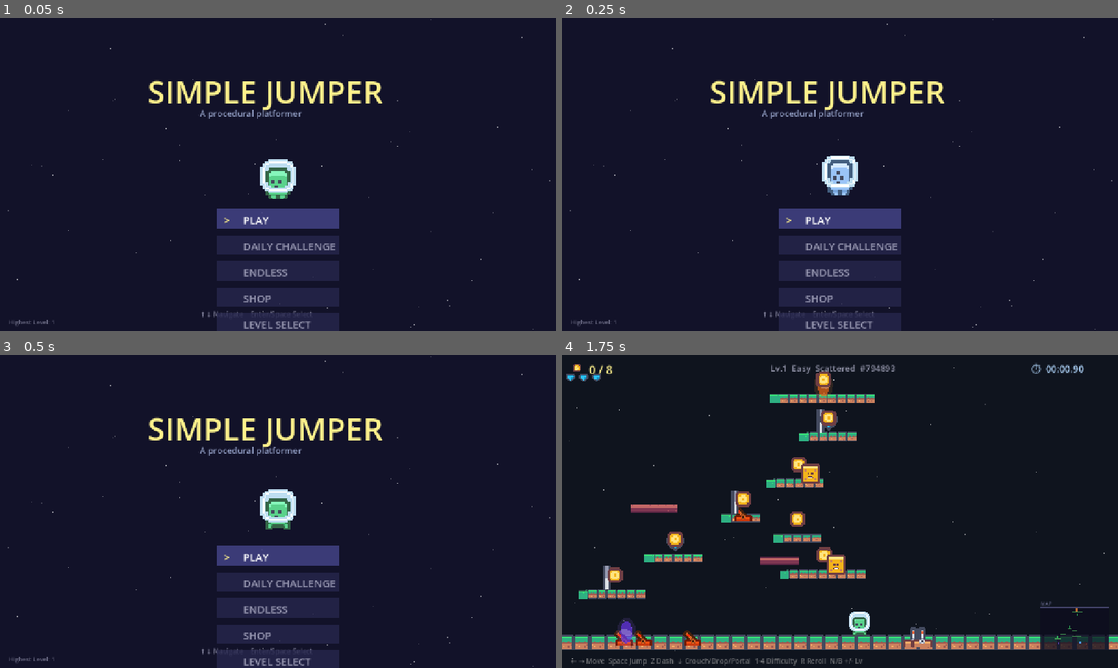
Above: before the commit, frames 1-4 (two rows, left to right).
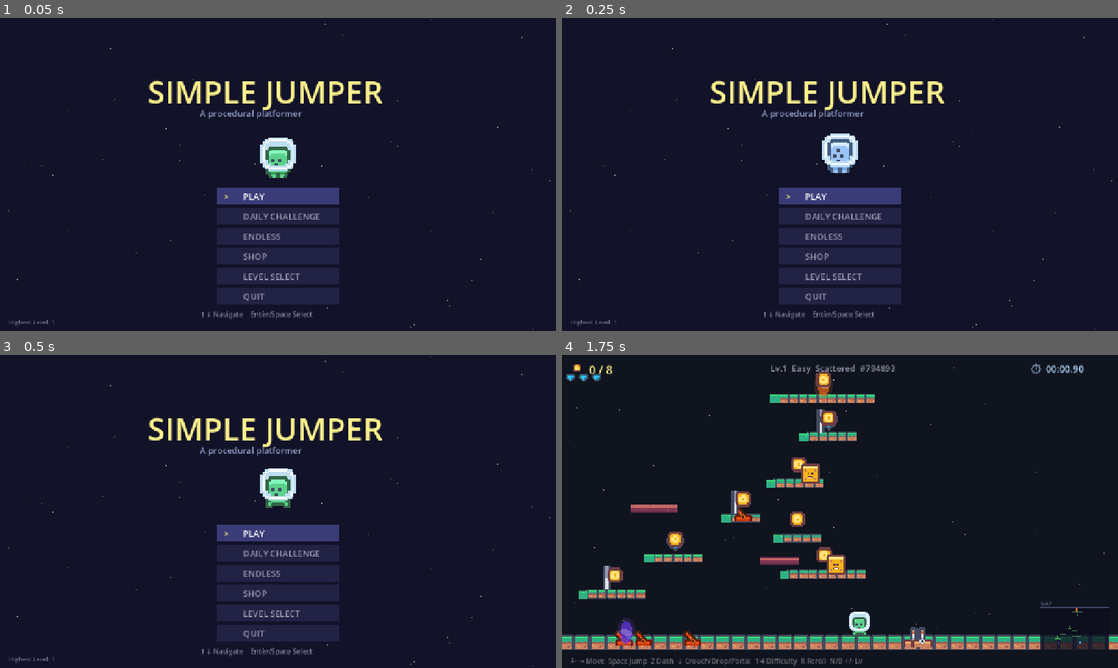
Above: after the commit, the same moments.

Repository: whereissam/SimpleJumper
Game: Godot game, scene res://scenes/TitleScreen.tscn
The game is run twice, just before and just after one commit, with the same random seed, the same clock (stepped at 60 frames per second) and the same inputs.
Inputs (mouse positions are in pixels of both pictures, inside the frame that each line leads up to):
- Up to frame 1 (0.05 s): no input
- Up to frame 2 (0.25 s): no input
- Up to frame 3 (0.5 s): no input
- Up to frame 4 (1.75 s): tap Enter (ui_accept) at 0.5, 0.77 s; move the mouse to (962, 495) at 0.52 s; hold Right (ui_right) 0.53-1.25 s; tap M at 0.6 s; click (962, 495) at 0.67 s; tap E at 0.8 s; drag from (728, 527) to (923, 636) at 1.27 s

The runs differ from the first frame. In frame 1, 6.9% of the frame differs, in the area x 39-61%, y 38-100%; in frame 2, 6.9%; in frame 3, 7.0%, in the area x 39-61%, y 36-100%; in frame 4, nothing differs.

Commit message:
fix: compact title screen menu to fit 6 items in viewport
Reduced button height (45→40), spacing (60→46px), font size (24→20),
and moved menu + sprite up so all options including QUIT are visible.

Co-Authored-By: Claude Opus 4.6 (1M context) <noreply@anthropic.com>

Diff:
--- a/scripts/TitleScreen.gd
+++ b/scripts/TitleScreen.gd
@@ -60,14 +60,14 @@
 	# Animated player sprite
 	var player_sprite := Sprites.make_player_animated()
 	player_sprite.scale = Vector2(4, 4)
-	player_sprite.position = Vector2(640, 370)
+	player_sprite.position = Vector2(640, 320)
 	player_sprite.play("run_right")
 	add_child(player_sprite)
 
 	# Bounce the sprite
 	var tw := create_tween().set_loops()
-	tw.tween_property(player_sprite, "position:y", 355.0, 0.4).set_trans(Tween.TRANS_SINE)
-	tw.tween_property(player_sprite, "position:y", 370.0, 0.4).set_trans(Tween.TRANS_SINE)
+	tw.tween_property(player_sprite, "position:y", 305.0, 0.4).set_trans(Tween.TRANS_SINE)
+	tw.tween_property(player_sprite, "position:y", 320.0, 0.4).set_trans(Tween.TRANS_SINE)
 
 func _build_menu() -> void:
 	var cl := CanvasLayer.new()
@@ -76,21 +76,21 @@
 	add_child(cl)
 
 	var menu_items := ["PLAY", "DAILY CHALLENGE", "ENDLESS", "SHOP", "LEVEL SELECT", "QUIT"]
-	var start_y := 440
+	var start_y := 390
 
 	for i in menu_items.size():
 		var btn_bg := ColorRect.new()
 		btn_bg.name = "BtnBg%d" % i
-		btn_bg.size = Vector2(280, 45)
-		btn_bg.position = Vector2(500, start_y + i * 60)
+		btn_bg.size = Vector2(280, 40)
+		btn_bg.position = Vector2(500, start_y + i * 46)
 		btn_bg.color = Color(0.15, 0.15, 0.3, 0.8) if i != _selected else Color(0.25, 0.25, 0.5, 0.9)
 		cl.add_child(btn_bg)
 
 		var lbl := Label.new()
 		lbl.name = "BtnLbl%d" % i
 		lbl.text = menu_items[i]
-		lbl.position = Vector2(560, start_y + i * 60 + 8)
-		lbl.add_theme_font_size_override("font_size", 24)
+		lbl.position = Vector2(560, start_y + i * 46 + 6)
+		lbl.add_theme_font_size_override("font_size", 20)
 		lbl.add_theme_color_override("font_color", Color(1, 1, 1) if i == _selected else Color(0.6, 0.6, 0.7))
 		cl.add_child(lbl)
 
@@ -98,8 +98,8 @@
 		var arrow := Label.new()
 		arrow.name = "Arrow%d" % i
 		arrow.text = ">"
-		arrow.position = Vector2(515, start_y + i * 60 + 8)
-		arrow.add_theme_font_size_override("font_size", 24)
+		arrow.position = Vector2(515, start_y + i * 46 + 6)
+		arrow.add_theme_font_size_override("font_size", 20)
 		arrow.add_theme_color_override("font_color", Color(1.0, 0.95, 0.55))
 		arrow.visible = (i == _selected)
 		cl.add_child(arrow)
